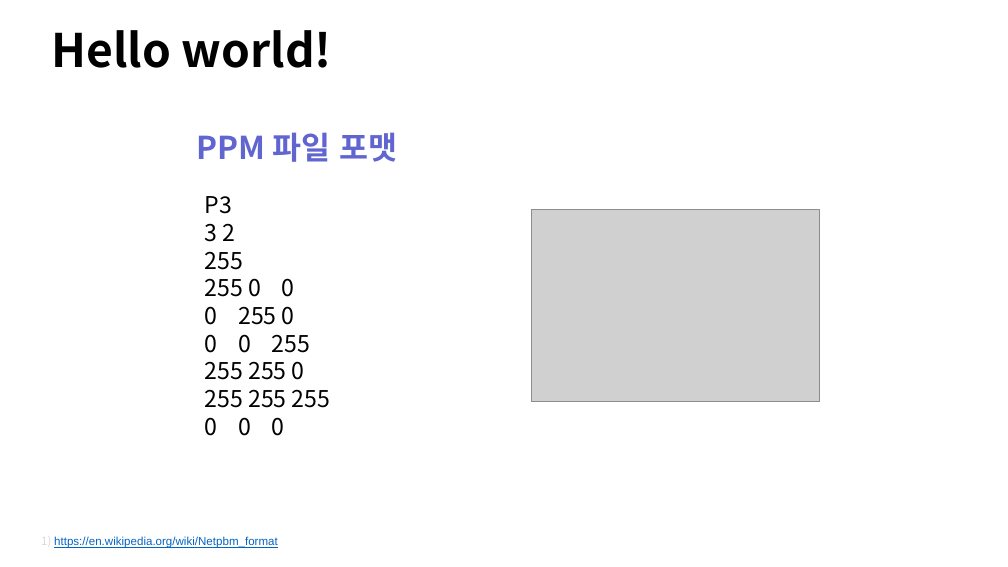
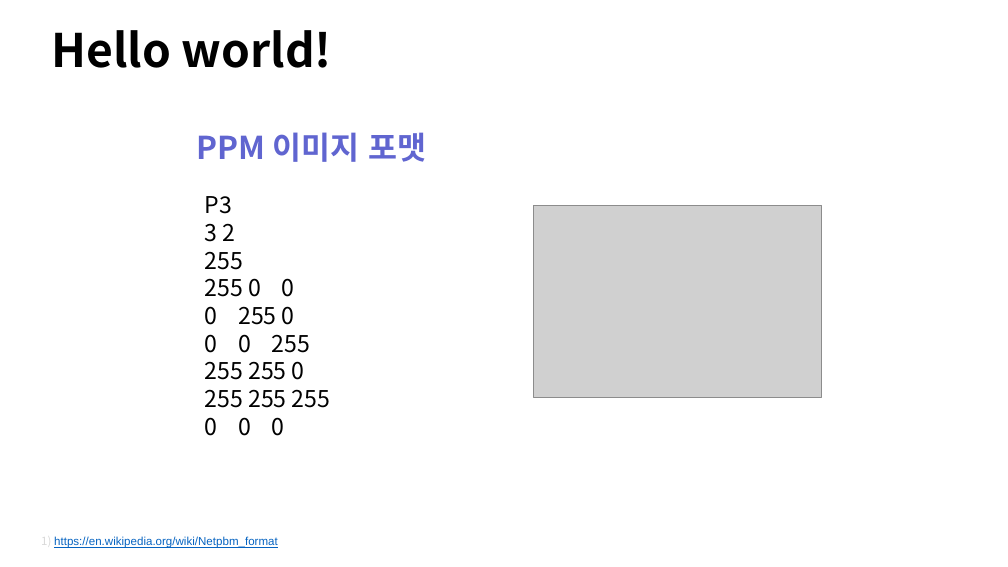
Before and after one commit to Snowapril/Raytracing-In-A-Weekend-Python, a slide deck: slide 9 of Presentation/RayTracing.pptx (slide 8 before the commit). Drawn at 1008x567 pixels with LibreOffice and Linux fonts; fonts in the diff are those of the drawing; grey boxes stand for pictures; background and template pictures are left out. Boxes give left, top, right and bottom in pixels: in the first picture for what was removed or moved away, otherwise in the second. Text is boxed around its words. In the diff, an @@ line names an element or a change of style, - is before the commit and + after.

```diff
--- a/Presentation/RayTracing.pptx
+++ b/Presentation/RayTracing.pptx
@@ text at (197, 132, 427, 162): text changed @@
-PPM 파일 포맷
+PPM 이미지 포맷
@@ picture: place and size @@
-picture at (532, 209, 820, 402)
+picture at (534, 205, 822, 397)
```
Also in this commit, not shown: 9 other slides changed, 1 slide added.
